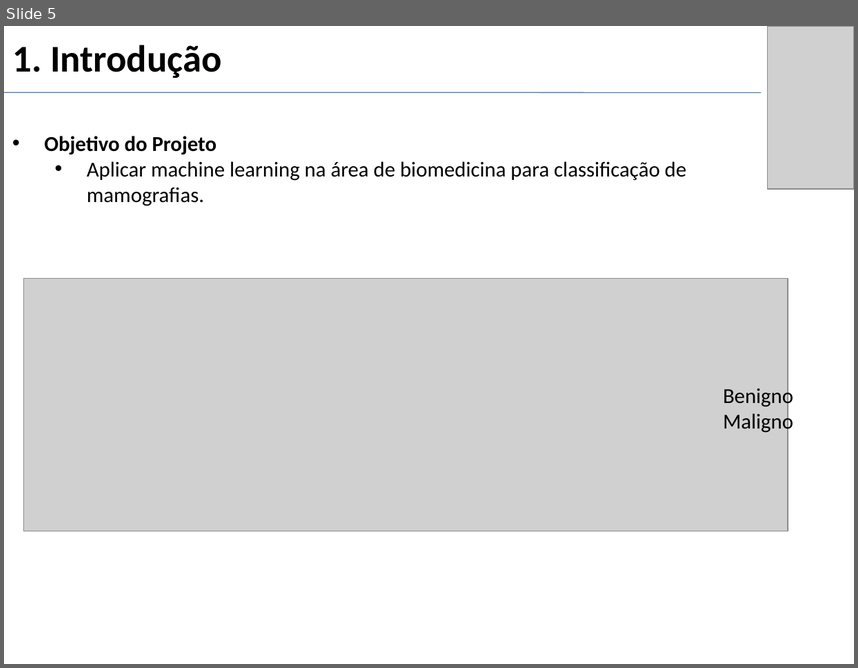
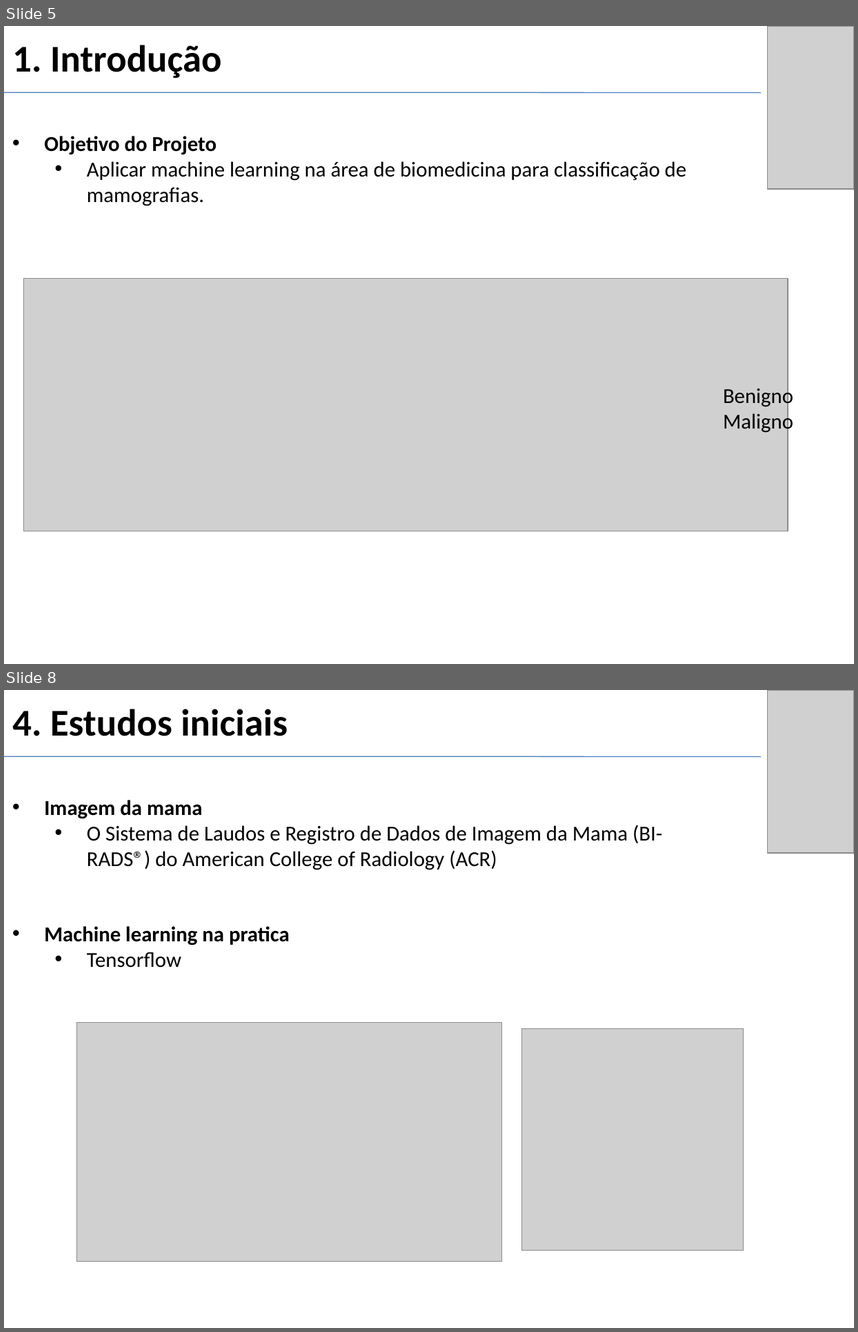
Before and after one commit to gui2524/TCC-BreastCancerNN, a slide deck: Projeto 2/docs/Slides_defesa.pptx. Shown one above the other, each under a label of ours: slide 5 before the commit, slides 5 and 8 after it; the slides between them are not shown. The pictures are 858x668 and 858x1332 pixels, drawn with LibreOffice and Linux fonts; fonts in the diff are those of the drawing; grey boxes stand for pictures. Boxes give left, top, right and bottom in pixels: in the first picture for what was removed or moved away, otherwise in the second. Text is boxed around its words. In the diff, an @@ line names an element or a change of style, - is before the commit and + after.

```diff
--- a/Projeto 2/docs/Slides_defesa.pptx
+++ b/Projeto 2/docs/Slides_defesa.pptx
@@ slide 8 added at <box>4,690,854,1328</box>, background #FFFFFF @@
@@ title added at <box>12,709,288,736</box>, 32 pt, text #000000, bold @@
+4. Estudos iniciais
@@ picture added at <box>767,690,854,854</box> @@
@@ line added from (4, 756) to (762, 756), #4B7EBC 0.75 pt @@
@@ text added at <box>44,800,662,870</box>, 18 pt, text #000000 @@
+• Imagem da mama
+  • O Sistema de Laudos e Registro de Dados de Imagem da Mama (BI-RADS®) do American College of Radiology (ACR)
@@ text added at <box>44,926,290,967</box>, 18 pt, text #000000, bold @@
+• Machine learning na pratica
+  • Tensorflow
@@ picture added at <box>77,1023,502,1261</box> @@
@@ picture added at <box>522,1028,743,1250</box> @@
```
Also in this commit, not shown: 2 slides changed, 2 other slides added, 1 other file.
